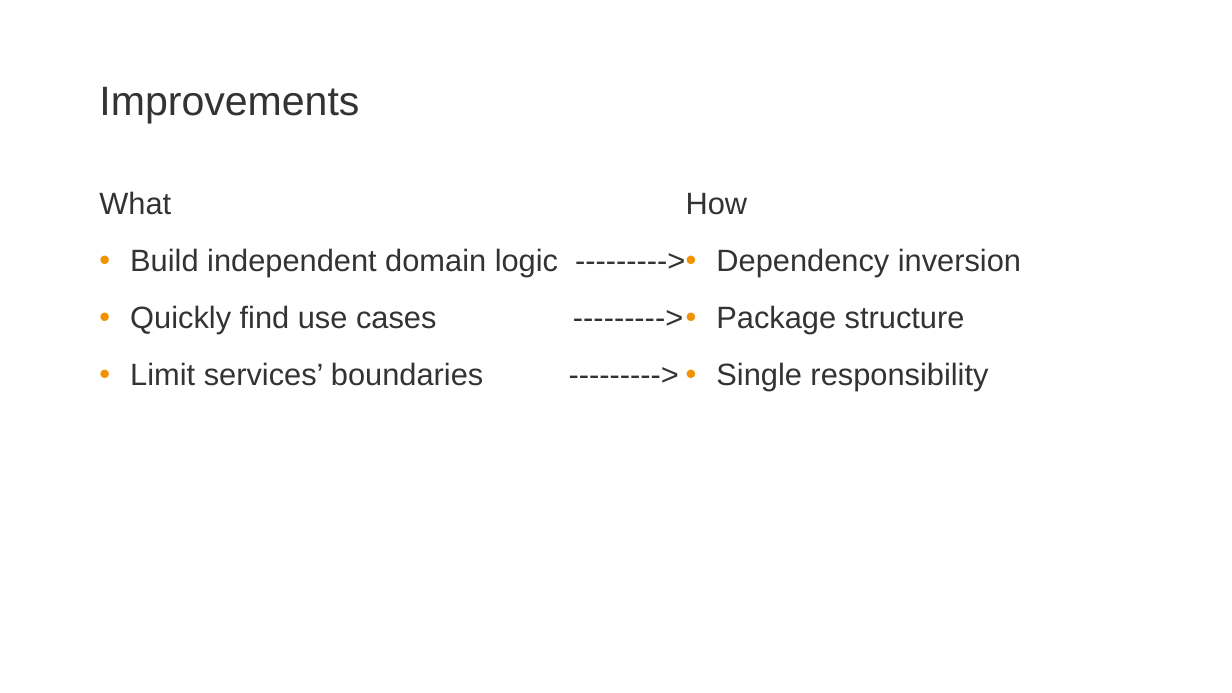
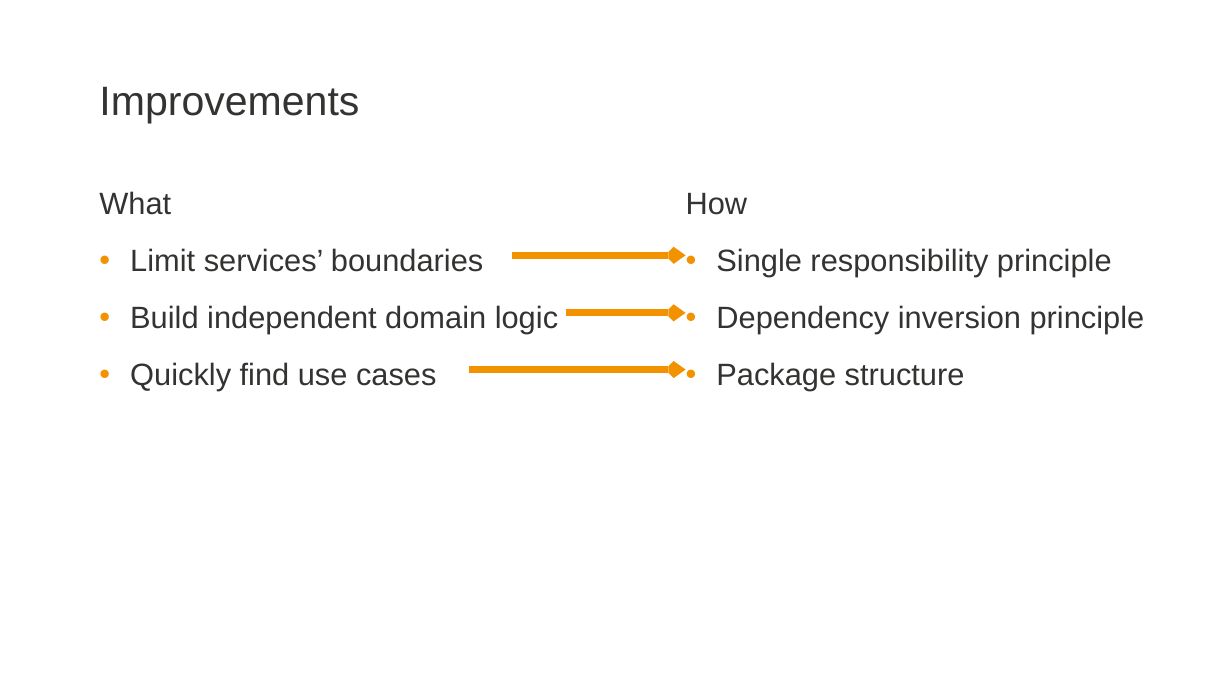
Before and after one commit to zatsepinvl/where-to-put-the-service, a slide deck: slide 23 of Where to put the service.pptm. Drawn at 1232x693 pixels with LibreOffice and Linux fonts; fonts in the diff are those of the drawing; background and template pictures are left out. Boxes give left, top, right and bottom in pixels: in the first picture for what was removed or moved away, otherwise in the second. Text is boxed around its words. In the diff, an @@ line names an element or a change of style, - is before the commit and + after.

Commit message:
Update presentation

```diff
--- a/Where to put the service.pptm
+++ b/Where to put the service.pptm
@@ text at (x1=130, y1=248, x2=559, y2=391): text changed @@
-• Build independent domain logic --------->
-• Quickly find use cases --------->
-• Limit services’ boundaries --------->
+• Limit services’ boundaries
+• Build independent domain logiс
+• Quickly find use cases
@@ arrow added from (513, 255) to (686, 255), #F39200 8 pt @@
@@ text at (x1=716, y1=248, x2=1145, y2=334): text changed @@
-• Dependency inversion
+• Single responsibility principle
+• Dependency inversion principle
@@ arrow added from (565, 313) to (686, 313), #F39200 8 pt @@
@@ arrow added from (469, 370) to (686, 370), #F39200 8 pt @@
@@ text at (x1=716, y1=362, x2=988, y2=391): paragraph removed @@
-• Single responsibility
```
Also in this commit, not shown: 10 other slides changed, 6 slides added, 1 slide removed, 12 other files.
